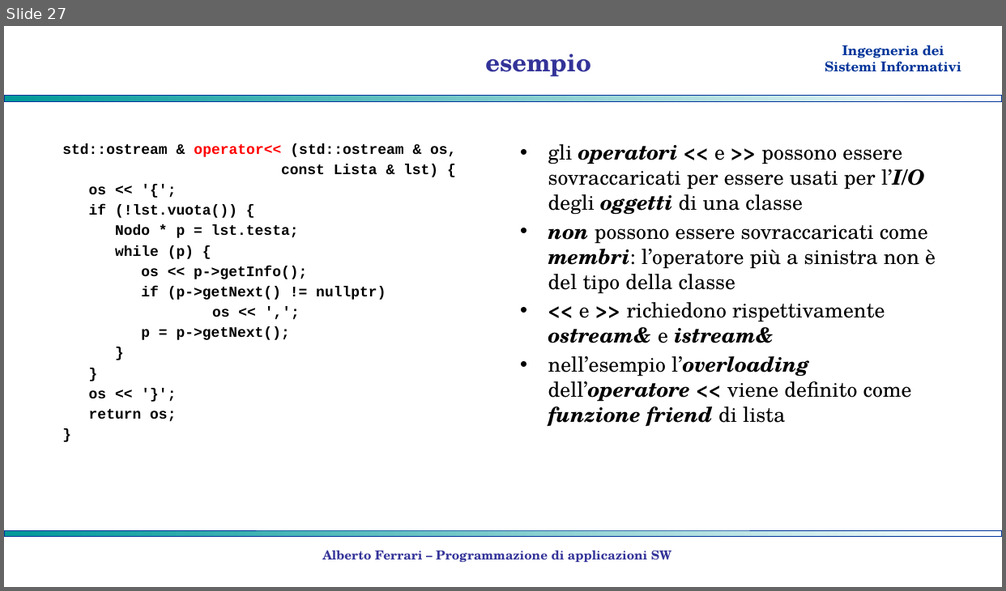
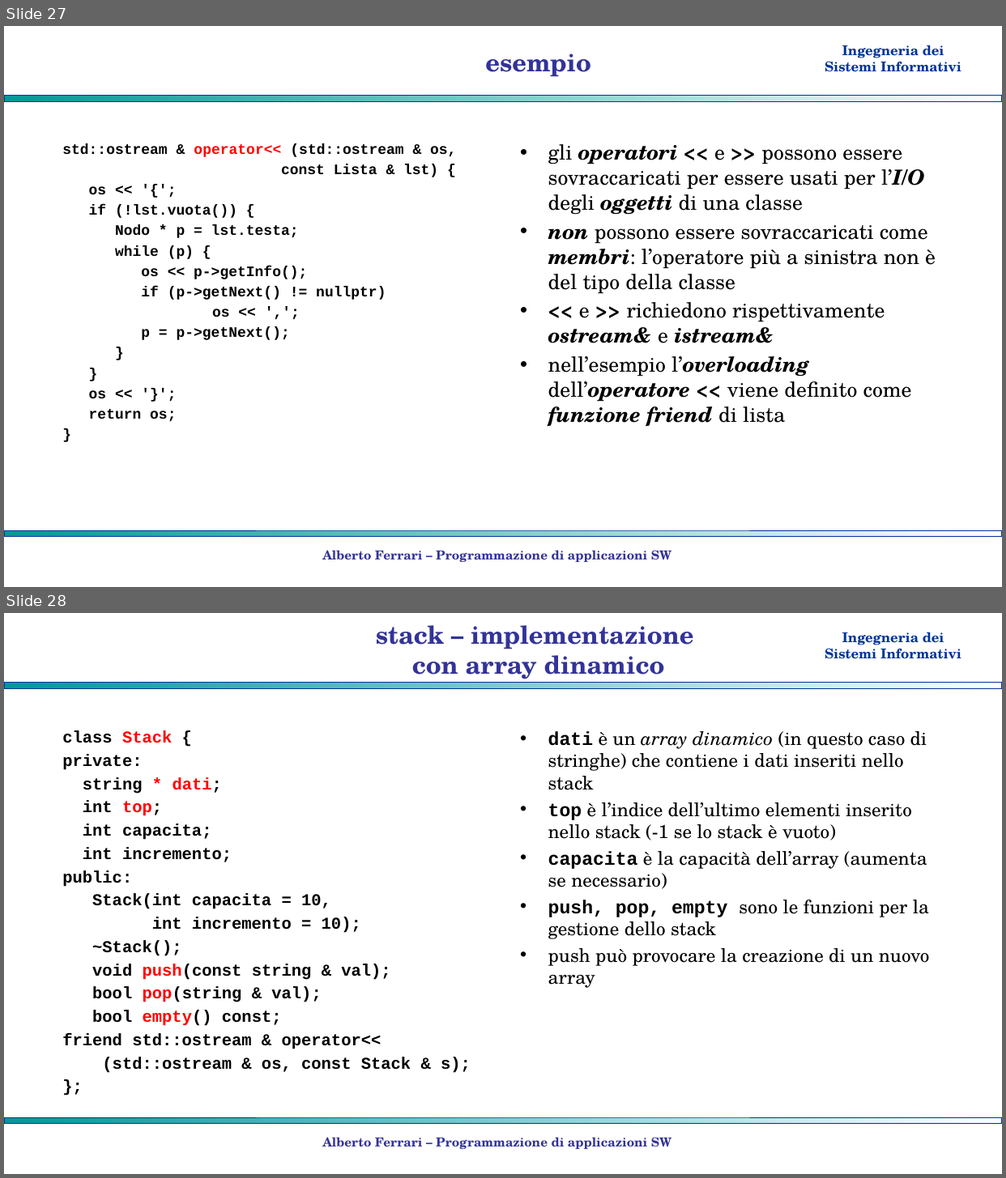
Before and after one commit to albertoferrari/pasw, a slide deck: lezioni/PASW06 - strutture lineari.pptx. Shown one above the other, each under a label of ours: slide 27 before the commit, slides 27 and 28 after it. The pictures are 1006x591 and 1006x1178 pixels, drawn with LibreOffice and Linux fonts; fonts in the diff are those of the drawing; background and template pictures are left out. Boxes give left, top, right and bottom in pixels: in the first picture for what was removed or moved away, otherwise in the second. Text is boxed around its words. In the diff, an @@ line names an element or a change of style, - is before the commit and + after.

```diff
--- a/lezioni/PASW06 - strutture lineari.pptx
+++ b/lezioni/PASW06 - strutture lineari.pptx
@@ slide 28 added at (x1=4, y1=613, x2=1002, y2=1174), background #FFFFFF; not listed: 3 template elements that a slide beside it also shows @@
@@ title added at (x1=376, y1=625, x2=693, y2=683), 24 pt, text #333399, bold @@
+stack – implementazione
+con array dinamico
@@ text added at (x1=62, y1=731, x2=471, y2=1073), 16 pt, text #000000, bold @@
+class Stack {
+private:
+string * dati;
+int top;
+int capacita;
+int incremento;
+public:
+Stack(int capacita = 10,
+int incremento = 10);
+~Stack();
+void push(const string & val);
+bool pop(string & val);
+bool empty() const;
+friend std::ostream & operator<<
+(std::ostream & os, const Stack & s);
+};
@@ text added at (x1=548, y1=731, x2=930, y2=988), 18 pt, text #000000 @@
+• dati è un array dinamico (in questo caso di stringhe) che contiene i dati inseriti nello stack
+• top è l’indice dell’ultimo elementi inserito nello stack (-1 se lo stack è vuoto)
+• capacita è la capacità dell’array (aumenta se necessario)
+• push, pop, empty sono le funzioni per la gestione dello stack
+• push può provocare la creazione di un nuovo array
@@ text added at (x1=322, y1=1137, x2=671, y2=1149), 12 pt, text #333399, bold @@
+Alberto Ferrari – Programmazione di applicazioni SW
```
Also in this commit, not shown: 1 other slide added, 1 other file.
